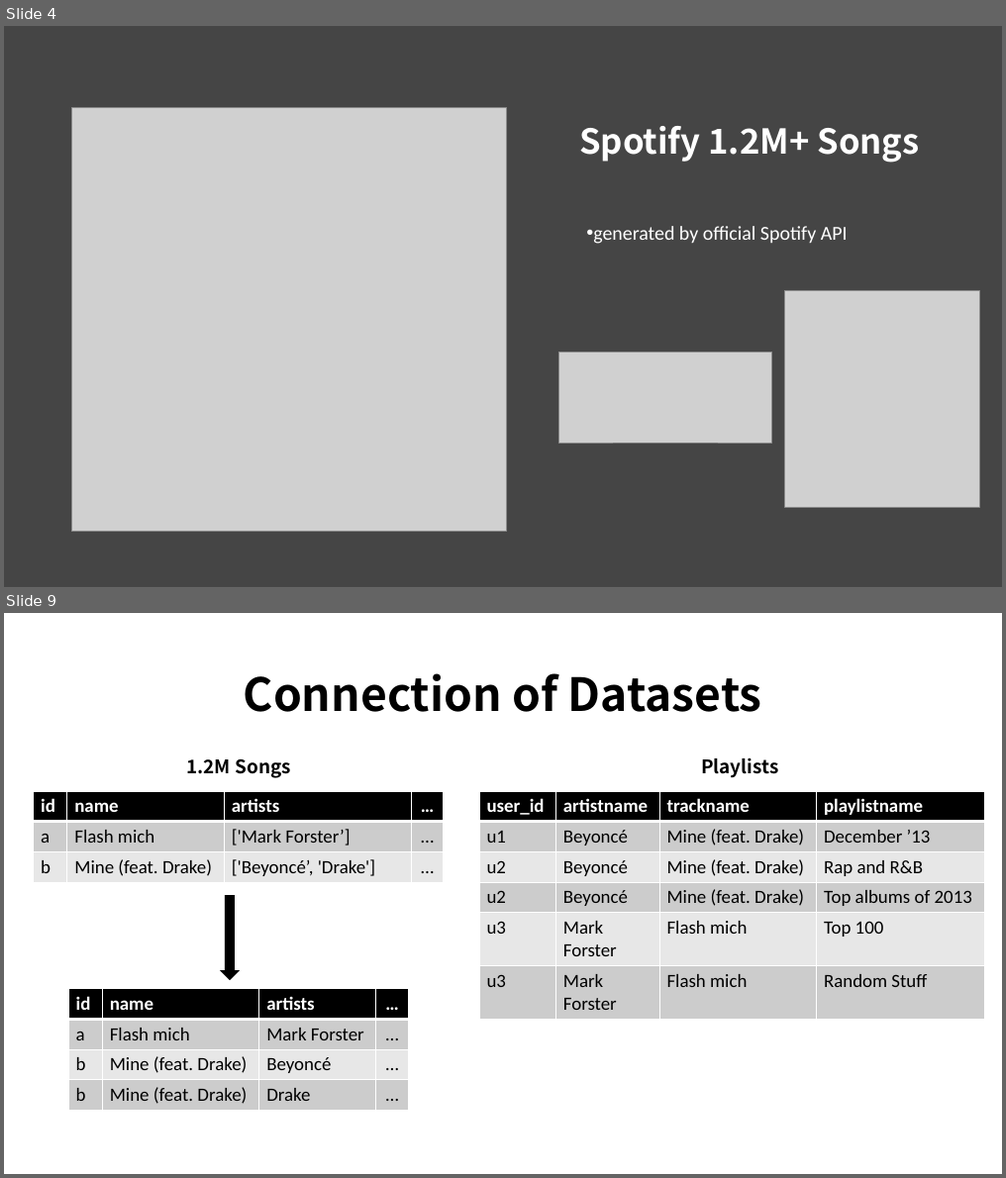
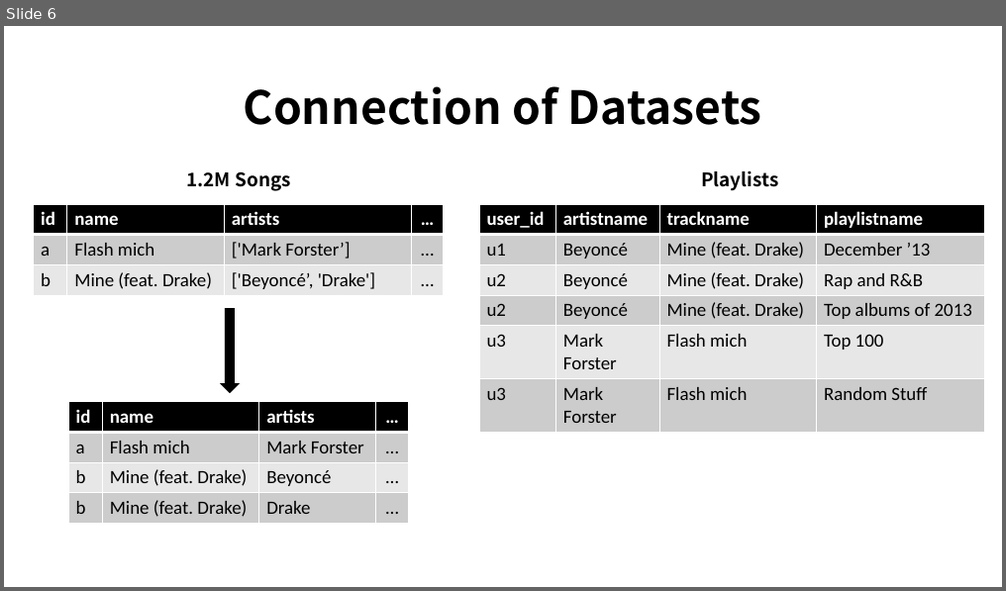
Before and after one commit to eric-kaufmann/spotify_analysis, a slide deck: spotify_analysis.pptx. Shown one above the other, each under a label of ours: slides 4 and 9 before the commit, slide 6 after it; the slides between them are not shown. The pictures are 1006x1178 and 1006x591 pixels, drawn with LibreOffice and Linux fonts; fonts in the diff are those of the drawing; grey boxes stand for pictures. Boxes give left, top, right and bottom in pixels: in the first picture for what was removed or moved away, otherwise in the second. Text is boxed around its words. In the diff, an @@ line names an element or a change of style, - is before the commit and + after.

```diff
--- a/spotify_analysis.pptx
+++ b/spotify_analysis.pptx
@@ slide 4 removed at [4,26,1002,587], background #454545 @@
@@ picture removed at [71,107,506,532] @@
@@ title removed at [579,126,919,163] @@
-Spotify 1.2M+ Songs
@@ text removed at [593,226,847,244] @@
-• generated by official Spotify API
@@ picture removed at [785,291,979,507] @@
@@ picture removed at [558,353,772,443] @@
@@ what was slide 9 is now slide 6 @@
```
Also in this commit, not shown: 9 slides changed, 3 other slides removed.
